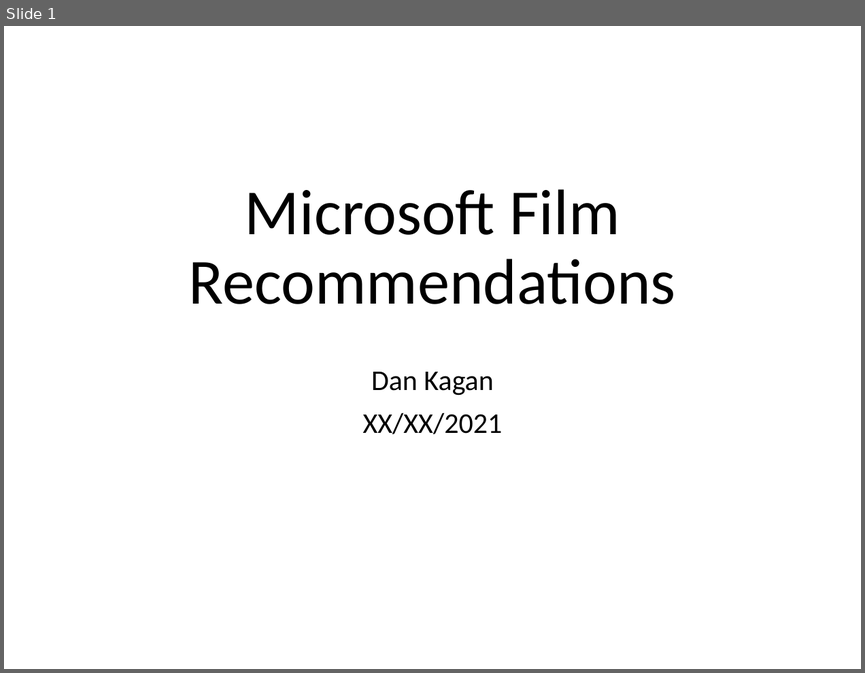
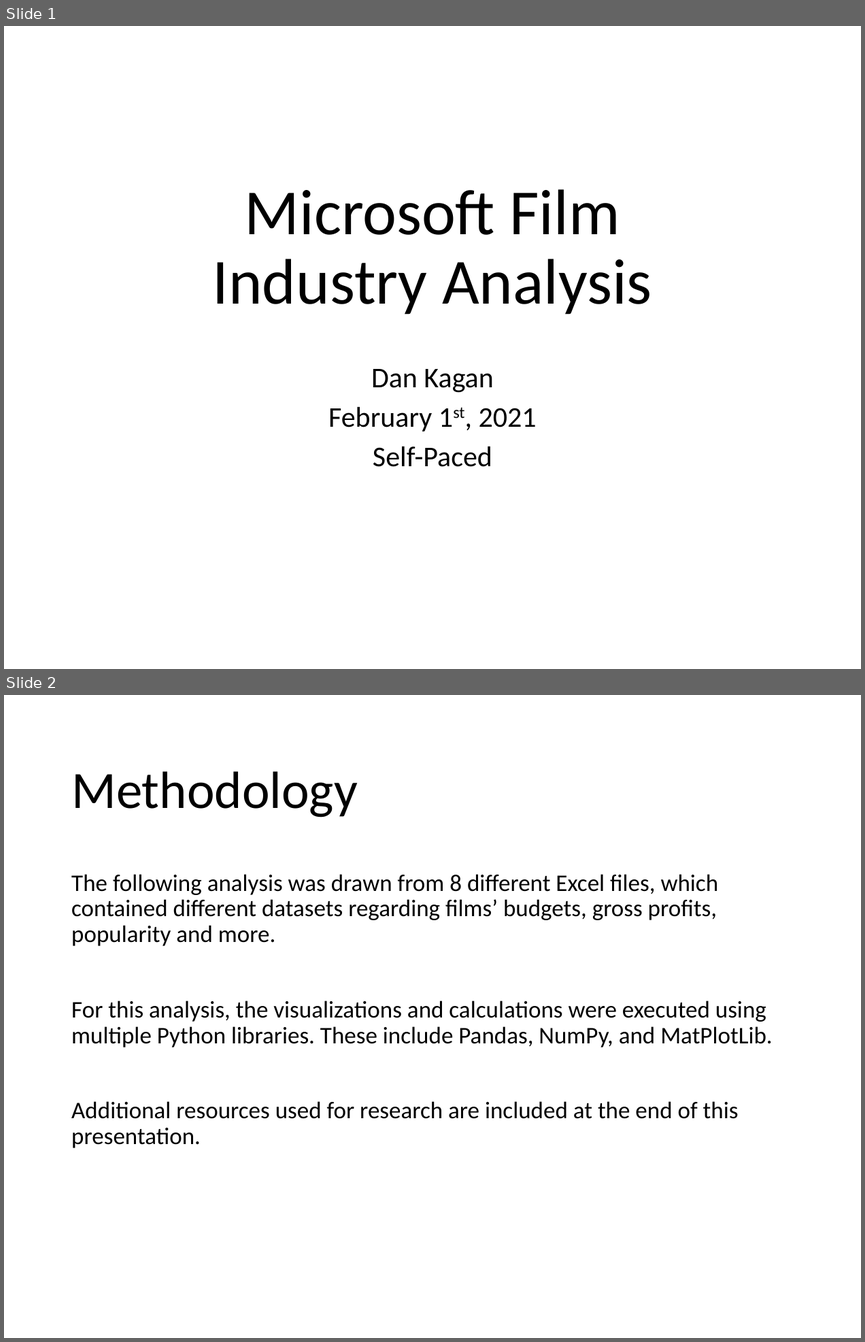
Before and after one commit to kagada01/dsc-mod-1-project-v2-1-online-ds-sp-000, a slide deck: Presentation.pptx. Shown one above the other, each under a label of ours: slide 1 before the commit, slides 1 and 2 after it. The pictures are 865x673 and 865x1342 pixels, drawn with LibreOffice and Linux fonts; fonts in the diff are those of the drawing. Boxes give left, top, right and bottom in pixels: in the first picture for what was removed or moved away, otherwise in the second. Text is boxed around its words. In the diff, an @@ line names an element or a change of style, - is before the commit and + after.

Commit message:
outlined ppt, completed methodology, and cleaned workbook code

```diff
--- a/Presentation.pptx
+++ b/Presentation.pptx
@@ slide 2 added at (x1=4, y1=695, x2=861, y2=1338), background #FFFFFF @@
@@ title added at (x1=71, y1=771, x2=358, y2=817), 44 pt, text #000000 @@
+Methodology
@@ text added at (x1=71, y1=874, x2=772, y2=1148), 20 pt, text #000000 @@
+The following analysis was drawn from 8 different Excel files, which contained different datasets regarding films’ budgets, gross profits, popularity and more.
+For this analysis, the visualizations and calculations were executed using multiple Python libraries. These include Pandas, NumPy, and MatPlotLib.
+Additional resources used for research are included at the end of this presentation.
@@ slide 1 changed as well @@
@@ title at (x1=213, y1=189, x2=652, y2=314): text changed @@
-Microsoft Film Recommendations
+Microsoft Film Industry Analysis
@@ subtitle at (x1=371, y1=369, x2=493, y2=393): line spacing 0.9 to 0.8 @@
@@ subtitle at (x1=328, y1=406, x2=536, y2=467): text changed @@
-XX/XX/2021
+February 1st, 2021
+Self-Paced
```
Also in this commit, not shown: 1 other slide changed, 6 other slides added, 2 slides removed, 1 other file.
